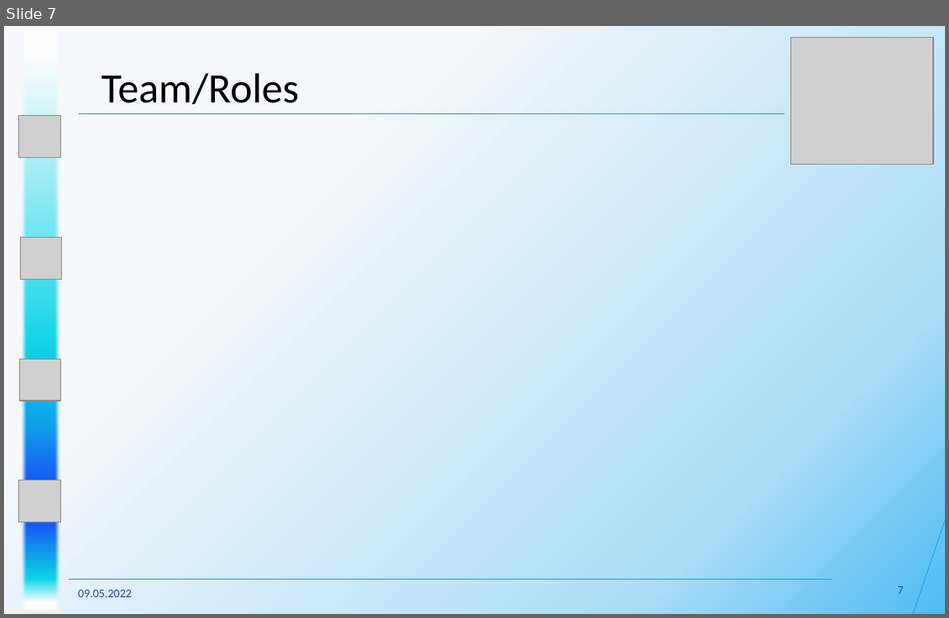
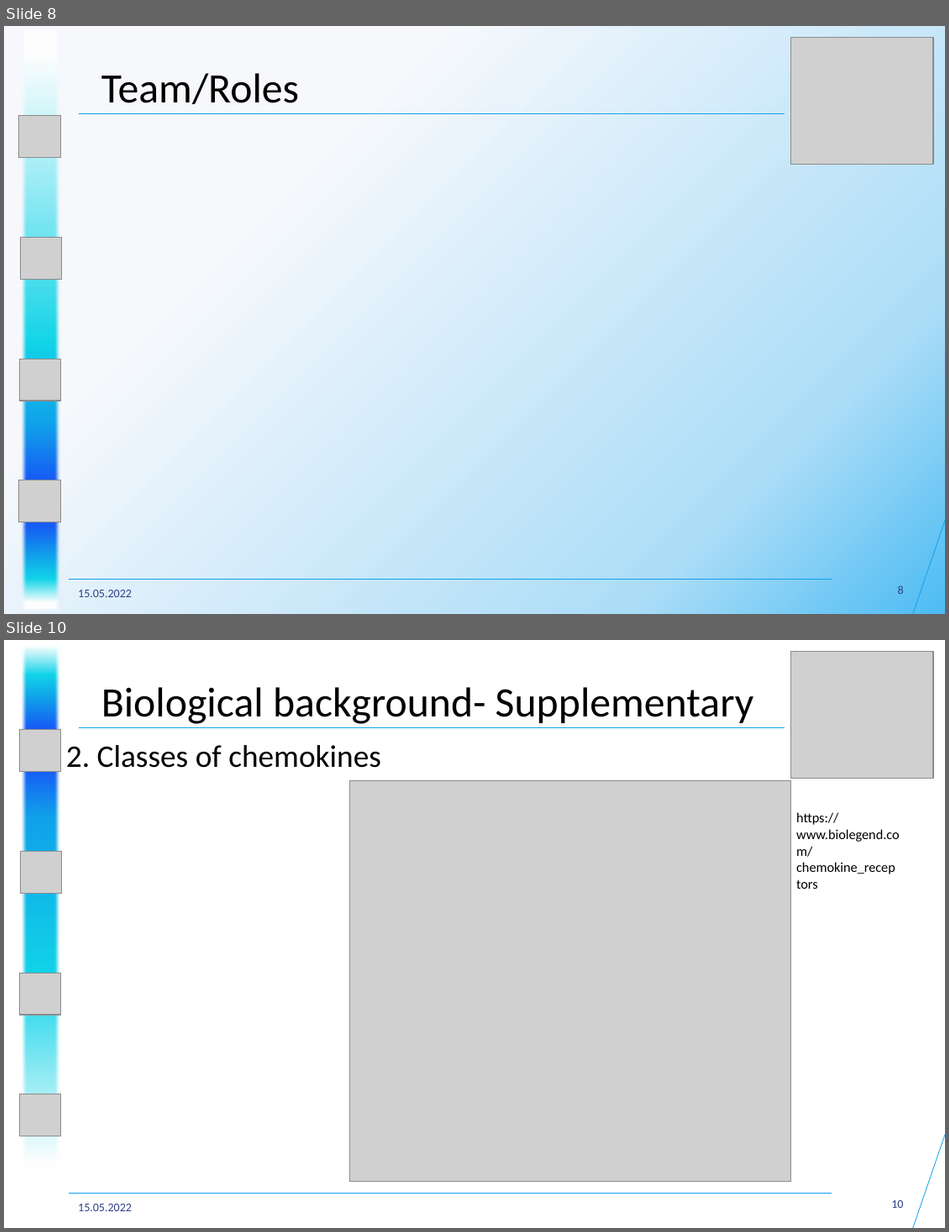
Before and after one commit to datascience-mobi-2022/2022-topic-04-team-01, a slide deck: Presentations/Project Proposal/Project Proposal Presentation Structure+.pptx. Shown one above the other, each under a label of ours: slide 7 before the commit, slides 8 and 10 after it; the slides between them are not shown. The pictures are 949x618 and 949x1232 pixels, drawn with LibreOffice and Linux fonts; fonts in the diff are those of the drawing; grey boxes stand for pictures. Boxes give left, top, right and bottom in pixels: in the first picture for what was removed or moved away, otherwise in the second. Text is boxed around its words. In the diff, an @@ line names an element or a change of style, - is before the commit and + after.

Commit message:
Update Project Proposal Presentation Structure+.pptx
added some slides in biological background

```diff
--- a/Presentations/Project Proposal/Project Proposal Presentation Structure+.pptx
+++ b/Presentations/Project Proposal/Project Proposal Presentation Structure+.pptx
@@ slide 10 added at (4,640,945,1228), background #FFFFFF @@
@@ rectangle added at (20,640,62,1228), fill gradient #FFFFFF to #12D4E8 to #10A1EA to #175CF5 @@
@@ picture added at (790,651,934,779) @@
@@ text added at (101,687,754,724), 32 pt, text #000000 @@
+Biological background- Supplementary
@@ picture added at (19,729,61,772) @@
@@ line added from (78, 727) to (784, 727), #10A1EA 0.5 pt @@
@@ text added at (66,745,381,768), 24 pt, text #000000 @@
+2. Classes of chemokines
@@ picture added at (349,781,790,1181) @@
@@ text added at (796,812,899,874), 10.5 pt, text #000000 @@
+https://www.biolegend.com/chemokine_receptors
@@ picture added at (20,852,62,894) @@
@@ picture added at (19,973,61,1015) @@
@@ picture added at (19,1094,61,1136) @@
@@ line added from (945, 1135) to (913, 1228), #10A1EA 0.5 pt @@
@@ line added from (69, 1194) to (832, 1194), #10A1EA 0.5 pt @@
@@ text added at (78,1204,132,1211), 9 pt, text #2E4186 @@
+15.05.2022
@@ page number added at (891,1200,903,1208), 9 pt, text #2E4186 @@
+10
@@ what was slide 7 is now slide 8 @@
@@ slide 8 changed as well @@
@@ text at (78,590,132,597): text changed @@
-09.05.2022
+15.05.2022
@@ page number at (898,585,904,594): text changed @@
-7
+8
```
Also in this commit, not shown: 6 other slides changed, 2 other slides added.
